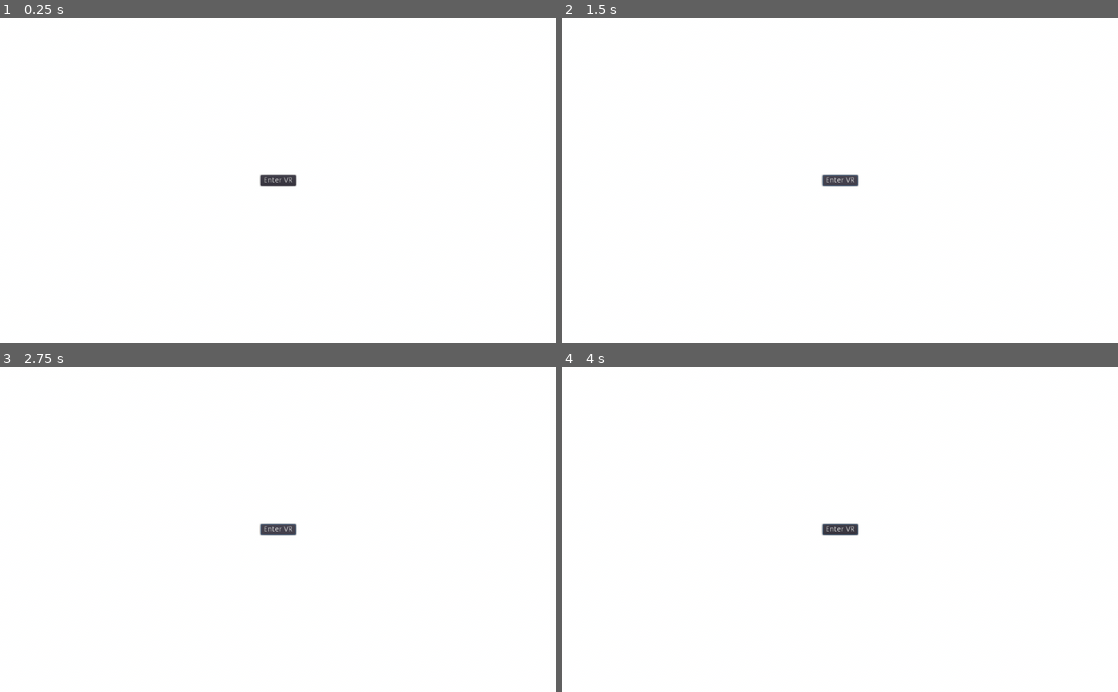
Above: before the commit, frames 1-4 (two rows, left to right).
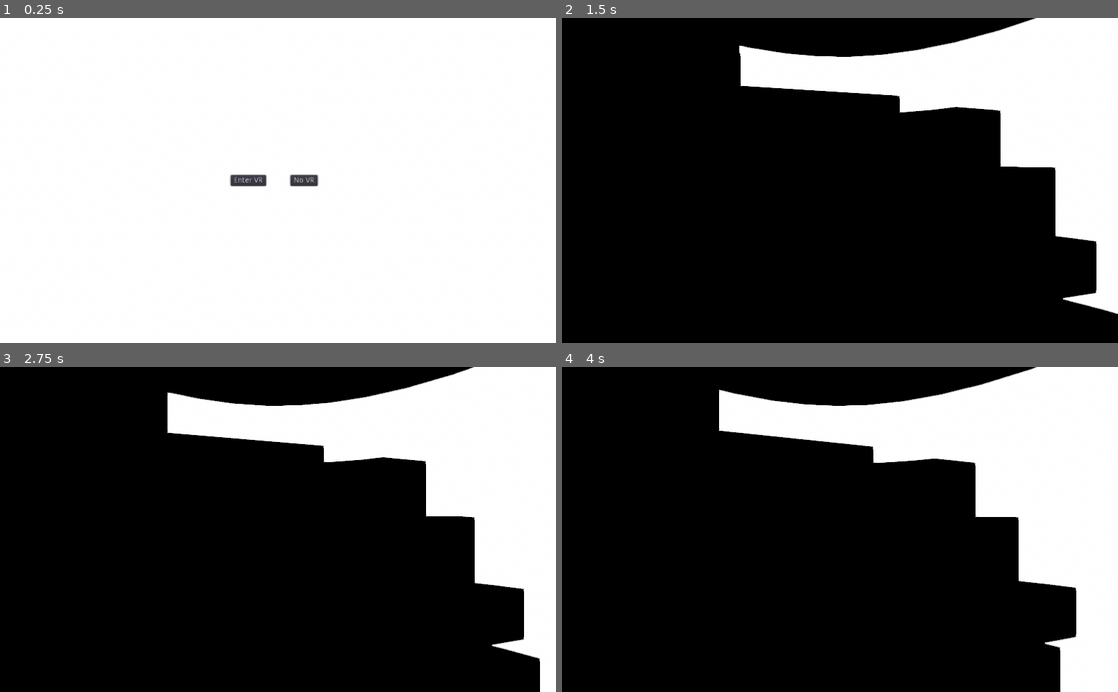
Above: after the commit, the same moments.

Repository: tonydoesathing/webxr-experiment
Game: Godot game, scene res://Main.tscn
Same seed, same stepped clock (60 frames per second), same inputs: the game is played once before the commit and once after it.
Inputs (mouse positions are in pixels of both pictures, inside the frame that each line leads up to):
- Up to frame 1 (0.25 s): no input
- Up to frame 2 (1.5 s): click (867, 180) at 0.5 s, where only the run after the commit has a clickable "No VR"; click (840, 180) at 1.25 s, where only the run before the commit has a clickable "Enter VR"
- Up to frame 3 (2.75 s): click (278, 529) at 2 s, where only the run before the commit has a clickable "Enter VR"
- Up to frame 4 (4 s): click (840, 529) at 2.75 s, where only the run before the commit has a clickable "Enter VR"; move the mouse to (962, 513) at 3.52 s; click (962, 513) at 3.67 s

The runs differ from the first frame. In frame 1, 0.6% of the frame differs, in the area x 41-58%, y 48-52%; in frame 2, 80%, in the area x 0-100%, y 0-100%; in frame 3, 78%; in frame 4, 75%.

Commit message:
added flyby cam

Diff:
--- a/Main.gd
+++ b/Main.gd
@@ -4,10 +4,11 @@
 var vr_supported = false
 
 const Line = preload("res://Line.tscn")
-
+var isVR=false
 # Called when the node enters the scene tree for the first time.
 func _ready():
-	$Button.connect("pressed", self, "_on_Button_pressed")
+	$CanvasLayer/Button.connect("pressed", self, "_on_Button_pressed")
+	$CanvasLayer/Button2.connect("pressed",self, "_no_vr_button_pressed")
 	webxr_interface = ARVRServer.find_interface("WebXR")
 	if webxr_interface:
 		# With Godot 3.5-beta4 and later, the following setting is recommended!
@@ -31,6 +32,10 @@
 func _webxr_session_supported(session_mode: String, supported: bool) -> void:
 	if session_mode == 'immersive-vr':
 		vr_supported = supported
+
+func _no_vr_button_pressed() -> void:
+	$CanvasLayer.visible = false
+	self._setup()
 
 func _on_Button_pressed() -> void:
 	if not vr_supported:
@@ -61,7 +66,8 @@
 		return
 
 func _webxr_session_started() -> void:
-	$Button.visible = false
+	$CanvasLayer.visible = false
+	isVR=true
 	self._setup()
 	# This tells Godot to start rendering to the headset.
 	get_viewport().arvr = true
@@ -71,7 +77,8 @@
 	print ("Reference space type: " + webxr_interface.reference_space_type)
 
 func _webxr_session_ended() -> void:
-	$Button.visible = true
+	$CanvasLayer.visible = true
+	isVR=false
 	# If the user exits immersive mode, then we tell Godot to render to the web
 	# page again.
 	get_viewport().arvr = false
@@ -93,6 +100,25 @@
 			line_w.black=false
 			self.add_child(line_w)
 
-# Called every frame. 'delta' is the elapsed time since the previous frame.
-#func _process(delta):
-#	pass
+
+var mouseDelta
+const lookSensitivity : float = 10.0
+const minAngle : float = -90.0
+const maxAngle : float = 90.0
+
+func _input(event):
+	if event is InputEventMouseMotion:
+		mouseDelta = event.relative
+	if event is InputEventMouseButton:
+		match event.button_index:
+			BUTTON_LEFT: # Only allows rotation if right click down
+				Input.set_mouse_mode(Input.MOUSE_MODE_CAPTURED if event.pressed else Input.MOUSE_MODE_VISIBLE)
+
+func _process(delta):
+	if Input.get_mouse_mode() == Input.MOUSE_MODE_CAPTURED:
+		$ARVROrigin/ARVRCamera.rotation_degrees.x -= mouseDelta.y * lookSensitivity * delta
+		$ARVROrigin/ARVRCamera.rotation_degrees.x = clamp($ARVROrigin/ARVRCamera.rotation_degrees.x, minAngle, maxAngle)
+
+		$ARVROrigin/ARVRCamera.rotation_degrees.y -= mouseDelta.x * lookSensitivity * delta
+
+	mouseDelta = Vector2()
--- a/Main.tscn
+++ b/Main.tscn
@@ -14,13 +14,26 @@
 [node name="ARVRCamera" type="ARVRCamera" parent="ARVROrigin"]
 environment = SubResource( 3 )
 
-[node name="Button" type="Button" parent="."]
+[node name="CanvasLayer" type="CanvasLayer" parent="."]
+
+[node name="Button" type="Button" parent="CanvasLayer"]
 anchor_left = 0.5
 anchor_top = 0.5
 anchor_right = 0.5
 anchor_bottom = 0.5
-margin_left = -32.5
+margin_left = -87.0
 margin_top = -10.0
-margin_right = 32.5
+margin_right = -22.0
 margin_bottom = 10.0
 text = "Enter VR"
+
+[node name="Button2" type="Button" parent="CanvasLayer"]
+anchor_left = 0.5
+anchor_top = 0.5
+anchor_right = 0.5
+anchor_bottom = 0.5
+margin_left = 23.0
+margin_top = -10.0
+margin_right = 73.0
+margin_bottom = 10.0
+text = "No VR"
Not shown, changed: docs/index.html
Not shown, changed: docs/index.pck
